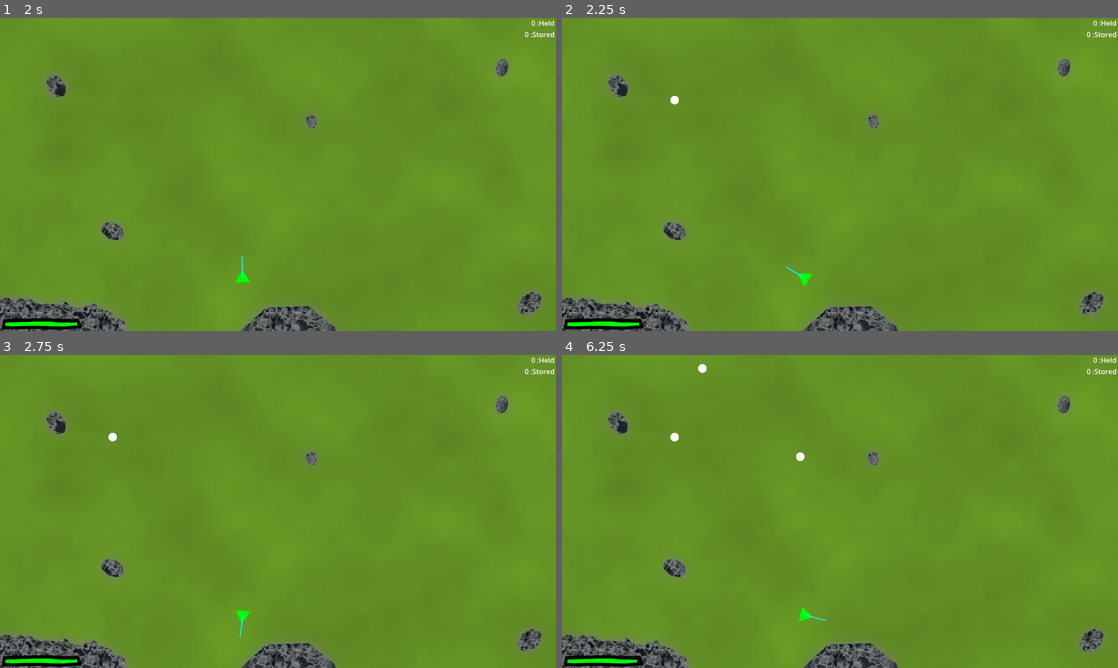
Above: before the commit, frames 1-4 (two rows, left to right).
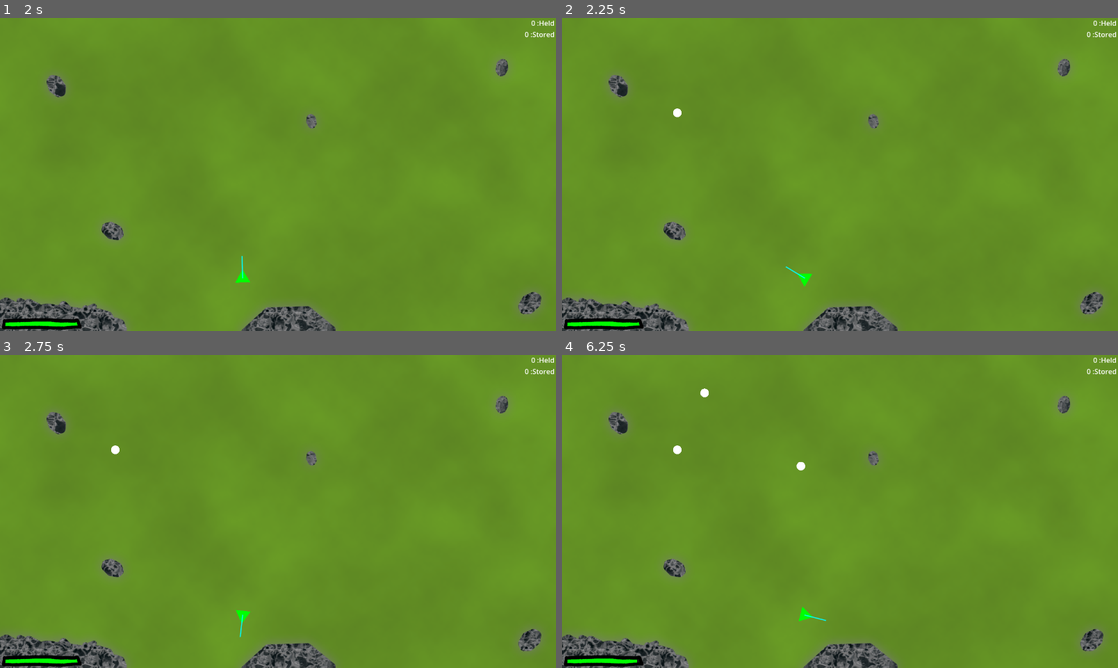
Above: after the commit, the same moments.

Repository: XDelta/onebuttonjam2024
Game: Godot game, scene res://Main_Scene.tscn
Same seed, same stepped clock (60 frames per second), same inputs: the game is played once before the commit and once after it.
Inputs:
- Up to frame 1 (2 s): tap Enter at 0.5 s
- Up to frame 2 (2.25 s): tap Space at 2 s
- Up to frame 3 (2.75 s): no input
- Up to frame 4 (6.25 s): no input

Frame 1 is identical in both runs. In frame 2, less than 0.1% of the frame differs, in the area x 19-22%, y 24-32%; in frame 3, less than 0.1%; in frame 4, 0.2%, in the area x 19-44%, y 2-37%.

Commit message:
Move in bounds and clear on restart

Diff:
--- a/items/collectables.gd
+++ b/items/collectables.gd
@@ -16,7 +16,7 @@
 	if (Globals.currentSpawnedItemCount < Globals.maxSpawnedItemCount):
 		var window = get_viewport().size #DisplayServer.screen_get_size()
 		var newitem = item.instantiate()
-		newitem.position.x = randf_range(10, window.x - 10)
-		newitem.position.y = randf_range(10, window.y - 10)
+		newitem.position.x = randf_range(20, window.x - 20)
+		newitem.position.y = randf_range(70, window.y - 70)
 		add_child(newitem)
 		Globals.currentSpawnedItemCount += 1
--- a/items/item_collected.gd
+++ b/items/item_collected.gd
@@ -4,3 +4,7 @@
 	Globals.currentSpawnedItemCount -= 1
 	Globals.HeldCount += 1
 	queue_free()
+
+func _process(delta: float) -> void:
+	if (Globals.Started == false):
+		queue_free()
